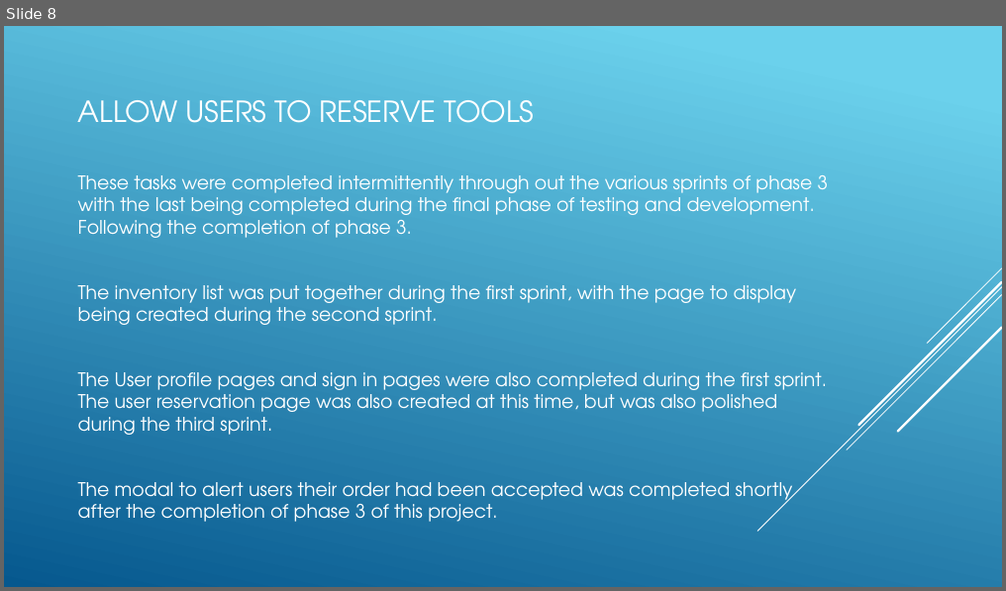
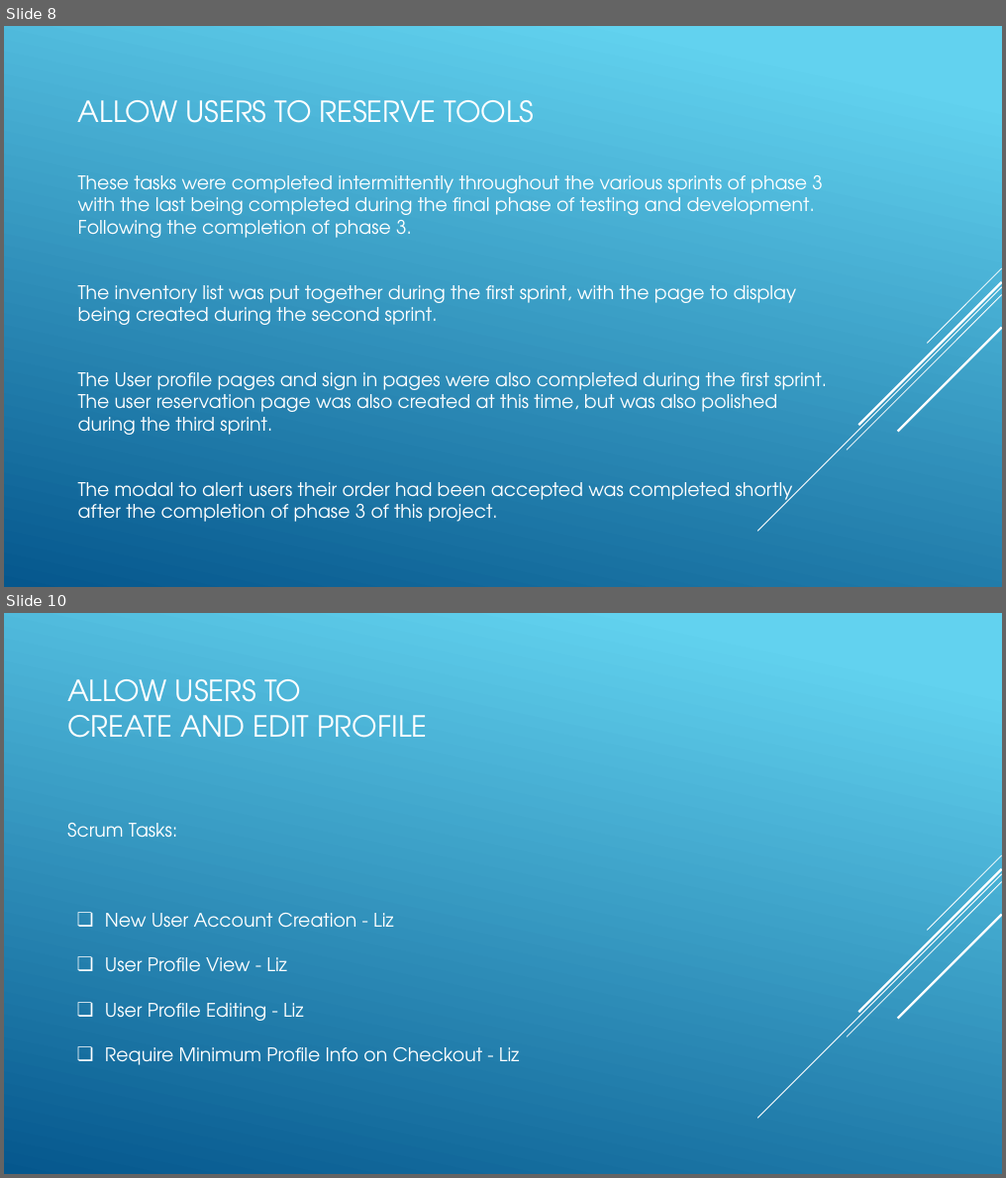
Before and after one commit to itsjaboyd/Tool-Coop, a slide deck: docs/TeamPresentation.pptx. Shown one above the other, each under a label of ours: slide 8 before the commit, slides 8 and 10 after it; the slides between them are not shown. The pictures are 1006x591 and 1006x1178 pixels, drawn with LibreOffice and Linux fonts; fonts in the diff are those of the drawing. Boxes give left, top, right and bottom in pixels: in the first picture for what was removed or moved away, otherwise in the second. Text is boxed around its words. In the diff, an @@ line names an element or a change of style, - is before the commit and + after.

```diff
--- a/docs/TeamPresentation.pptx
+++ b/docs/TeamPresentation.pptx
@@ slide 10 added at (4,613,1002,1174), background gradient #62D2EF to #05578D; not listed: 5 template elements that a slide beside it also shows @@
@@ title added at (67,679,427,738), 28 pt, text #FFFFFF @@
+ALLOW USERS TO
+CREATE AND EDIT PROFILE
@@ text added at (67,823,520,1065), 18 pt, text #FFFFFF @@
+Scrum Tasks:
+❏ New User Account Creation - Liz
+❏ User Profile View - Liz
+❏ User Profile Editing - Liz
+❏ Require Minimum Profile Info on Checkout - Liz
@@ slide 8 changed as well @@
@@ background gradient #6ED2EB to #06588E to gradient #62D2EF to #05578D @@
@@ text at (78,175,822,238): text changed @@
-These tasks were completed intermittently through out the various sprints of phase 3 with the last being completed during the final phase of testing and development. Following the completion of phase 3.
+These tasks were completed intermittently throughout the various sprints of phase 3 with the last being completed during the final phase of testing and development. Following the completion of phase 3.
```
Also in this commit, not shown: 12 other slides changed, 2 other slides added, 3 slides removed, 2 other files.
